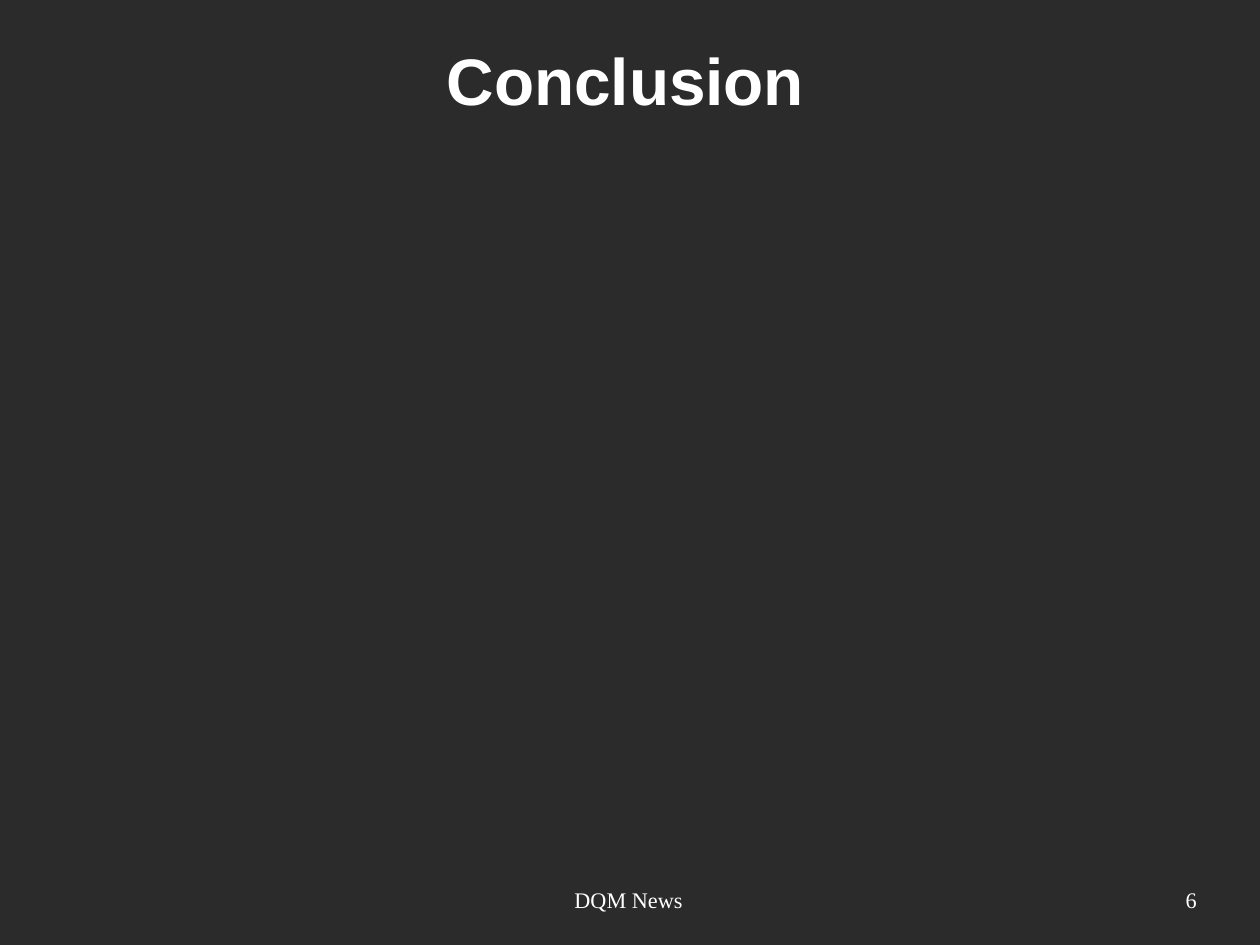
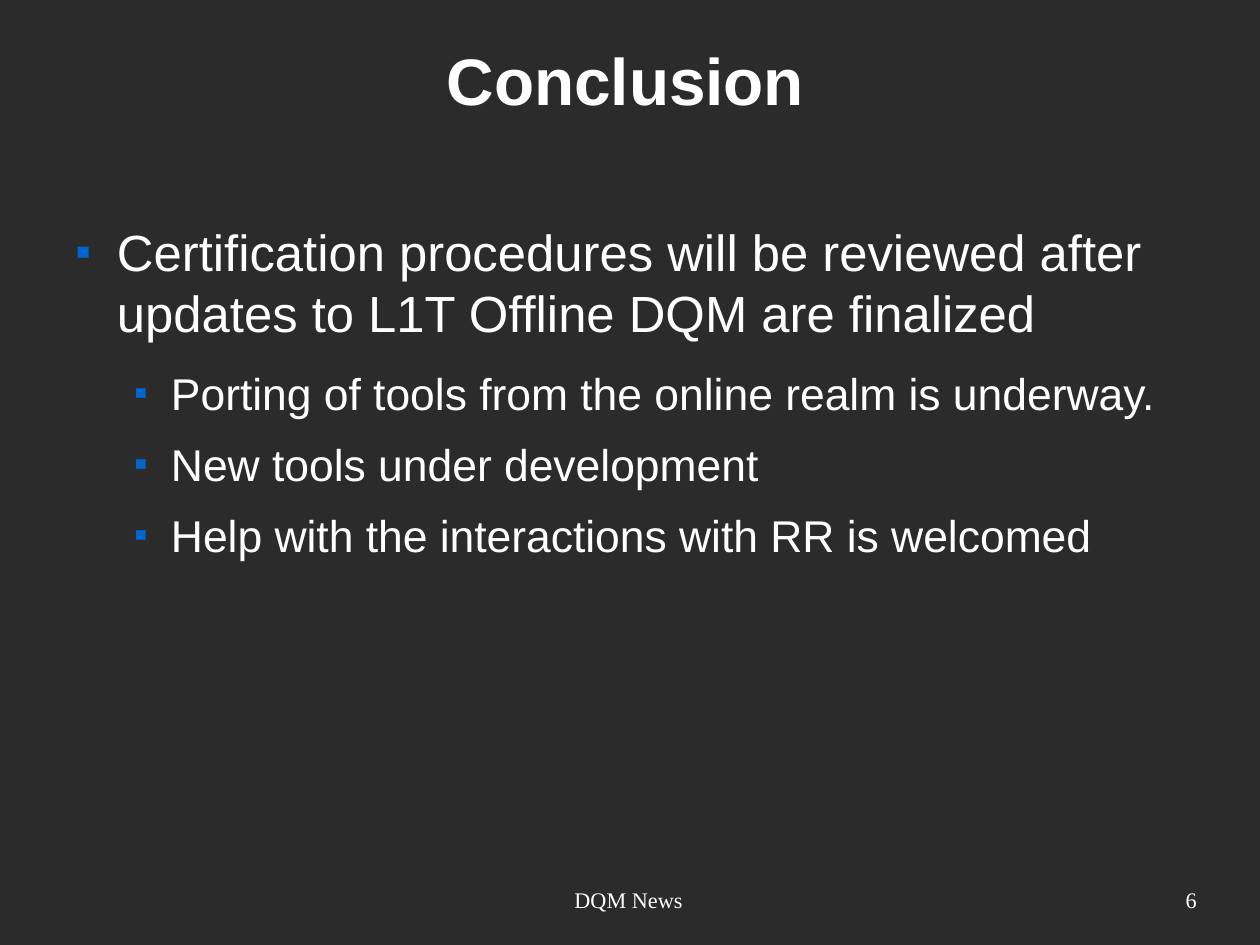
Before and after one commit to joaopela/WorkPresentations, a slide deck: slide 6 of cms/DQM_Meeting/2013-10-01/2013-10-01_DQMMeeting_JPela.odp. Drawn at 1260x945 pixels with LibreOffice and Linux fonts; fonts in the diff are those of the drawing; background and template pictures are left out; a plain dark background stands for a picture behind light text. Boxes give left, top, right and bottom in pixels: in the first picture for what was removed or moved away, otherwise in the second. Text is boxed around its words. In the diff, an @@ line names an element or a change of style, - is before the commit and + after.

```diff
--- a/cms/DQM_Meeting/2013-10-01/2013-10-01_DQMMeeting_JPela.odp
+++ b/cms/DQM_Meeting/2013-10-01/2013-10-01_DQMMeeting_JPela.odp
@@ text added at (x1=117, y1=234, x2=1155, y2=562), 28 pt, text #FFFFFF @@
+■ Certification procedures will be reviewed after updates to L1T Offline DQM are finalized
+  ■ Porting of tools from the online realm is underway.
+  ■ New tools under development
+  ■ Help with the interactions with RR is welcomed
```
Also in this commit, not shown: 4 other slides changed, 1 other file.
